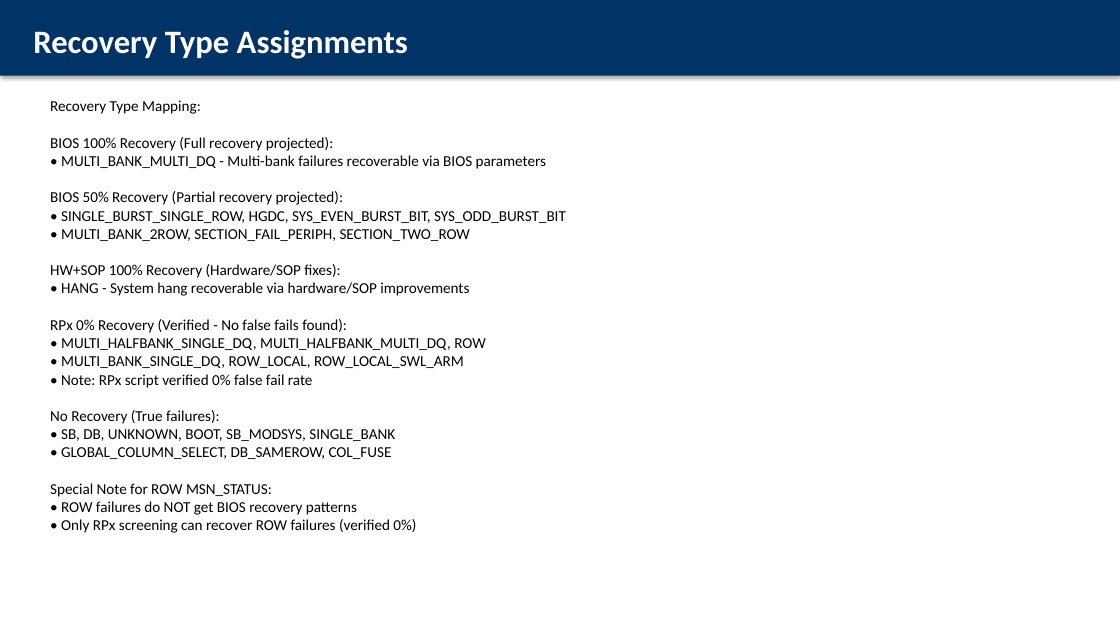
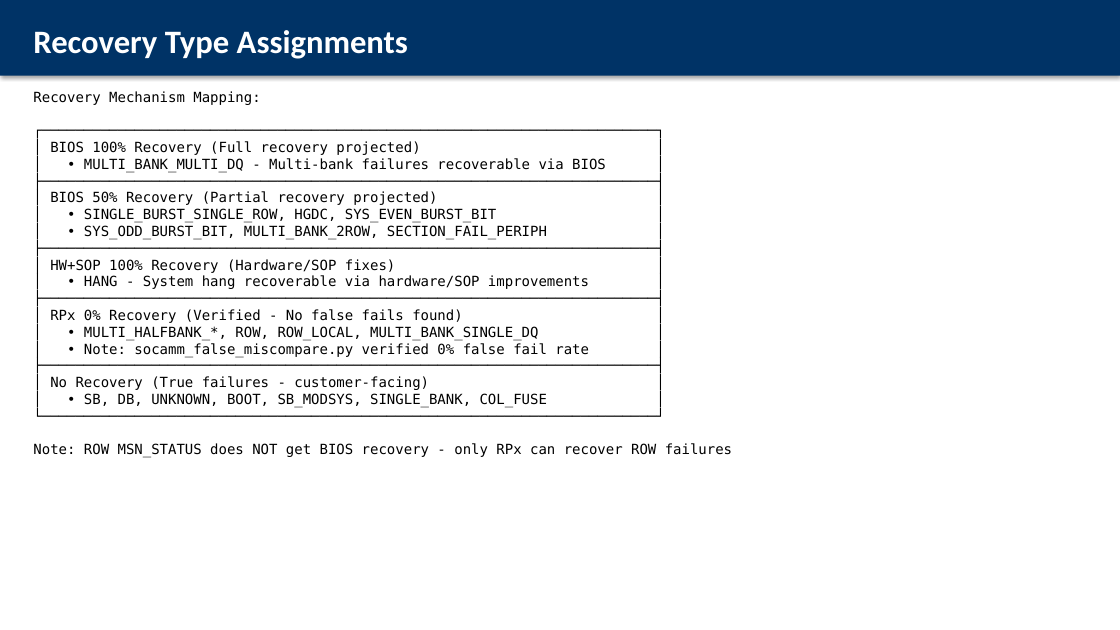
Before and after one commit to ASEGARAN/MODULE_YIELD_DASHBOARD, a slide deck: slide 6 of Y6CP_cDPM_Recovery_VP_Readout_SOCAMM2_7500MT.pptx (slide 5 before the commit). Drawn at 1120x630 pixels with LibreOffice and Linux fonts; fonts in the diff are those of the drawing. Boxes give left, top, right and bottom in pixels: in the first picture for what was removed or moved away, otherwise in the second. Text is boxed around its words. In the diff, an @@ line names an element or a change of style, - is before the commit and + after.

```diff
--- a/Y6CP_cDPM_Recovery_VP_Readout_SOCAMM2_7500MT.pptx
+++ b/Y6CP_cDPM_Recovery_VP_Readout_SOCAMM2_7500MT.pptx
@@ text at box(33, 91, 732, 458): text changed; size 13 to 12 pt; font Calibri to DejaVu Sans Mono @@
-Recovery Type Mapping:
-BIOS 100% Recovery (Full recovery projected):
-• MULTI_BANK_MULTI_DQ - Multi-bank failures recoverable via BIOS parameters
-BIOS 50% Recovery (Partial recovery projected):
-• SINGLE_BURST_SINGLE_ROW, HGDC, SYS_EVEN_BURST_BIT, SYS_ODD_BURST_BIT
-• MULTI_BANK_2ROW, SECTION_FAIL_PERIPH, SECTION_TWO_ROW
-HW+SOP 100% Recovery (Hardware/SOP fixes):
-• HANG - System hang recoverable via hardware/SOP improvements
-RPx 0% Recovery (Verified - No false fails found):
-• MULTI_HALFBANK_SINGLE_DQ, MULTI_HALFBANK_MULTI_DQ, ROW
-• MULTI_BANK_SINGLE_DQ, ROW_LOCAL, ROW_LOCAL_SWL_ARM
-• Note: RPx script verified 0% false fail rate
-No Recovery (True failures):
-• SB, DB, UNKNOWN, BOOT, SB_MODSYS, SINGLE_BANK
-• GLOBAL_COLUMN_SELECT, DB_SAMEROW, COL_FUSE
-Special Note for ROW MSN_STATUS:
-• ROW failures do NOT get BIOS recovery patterns
-• Only RPx screening can recover ROW failures (verified 0%)
+Recovery Mechanism Mapping:
+┌─────────────────────────────────────────────────────────────────────────┐
+│ BIOS 100% Recovery (Full recovery projected) │
+│ • MULTI_BANK_MULTI_DQ - Multi-bank failures recoverable via BIOS │
+├─────────────────────────────────────────────────────────────────────────┤
+│ BIOS 50% Recovery (Partial recovery projected) │
+│ • SINGLE_BURST_SINGLE_ROW, HGDC, SYS_EVEN_BURST_BIT │
+│ • SYS_ODD_BURST_BIT, MULTI_BANK_2ROW, SECTION_FAIL_PERIPH │
+├─────────────────────────────────────────────────────────────────────────┤
+│ HW+SOP 100% Recovery (Hardware/SOP fixes) │
+│ • HANG - System hang recoverable via hardware/SOP improvements │
+├─────────────────────────────────────────────────────────────────────────┤
+│ RPx 0% Recovery (Verified - No false fails found) │
+│ • MULTI_HALFBANK_*, ROW, ROW_LOCAL, MULTI_BANK_SINGLE_DQ │
+│ • Note: socamm_false_miscompare.py verified 0% false fail rate │
+├─────────────────────────────────────────────────────────────────────────┤
+│ No Recovery (True failures - customer-facing) │
+│ • SB, DB, UNKNOWN, BOOT, SB_MODSYS, SINGLE_BANK, COL_FUSE │
+└─────────────────────────────────────────────────────────────────────────┘
+Note: ROW MSN_STATUS does NOT get BIOS recovery - only RPx can recover ROW failures
```
Also in this commit, not shown: 6 other slides changed, 1 slide added, 2 slides removed.
